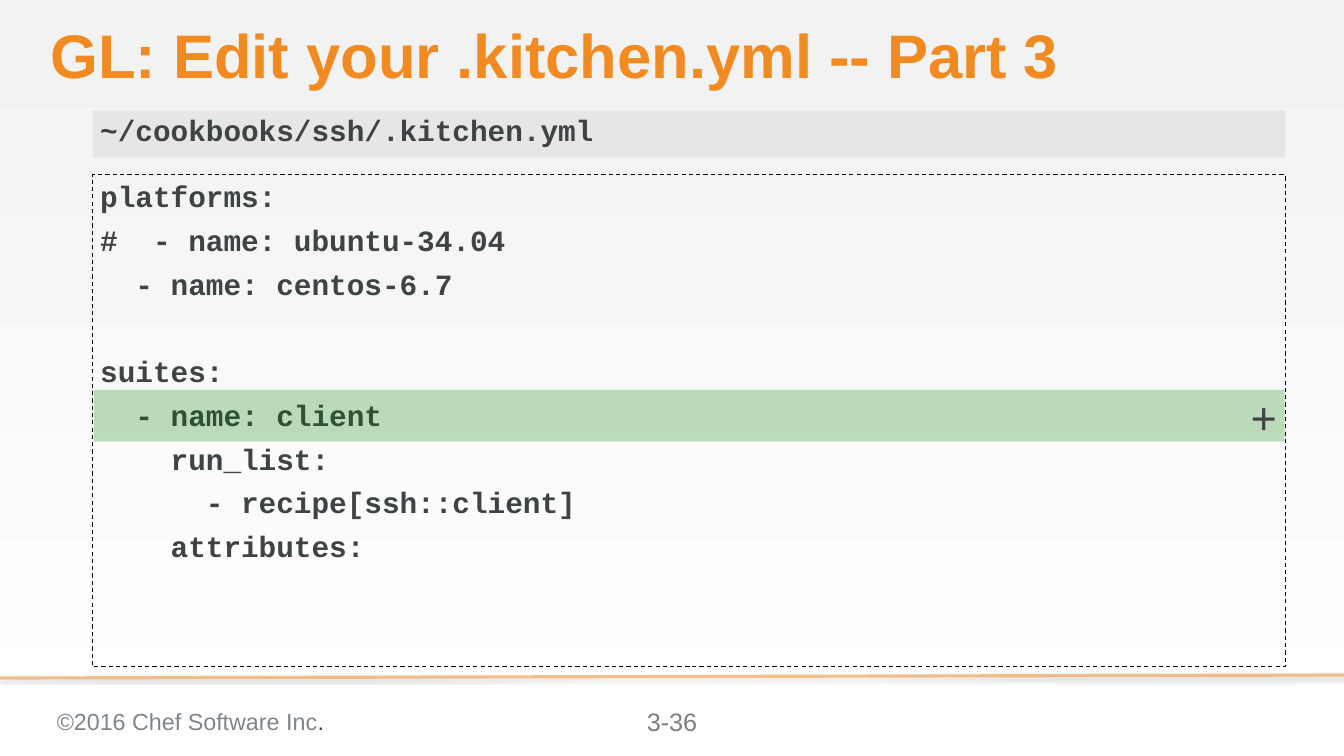
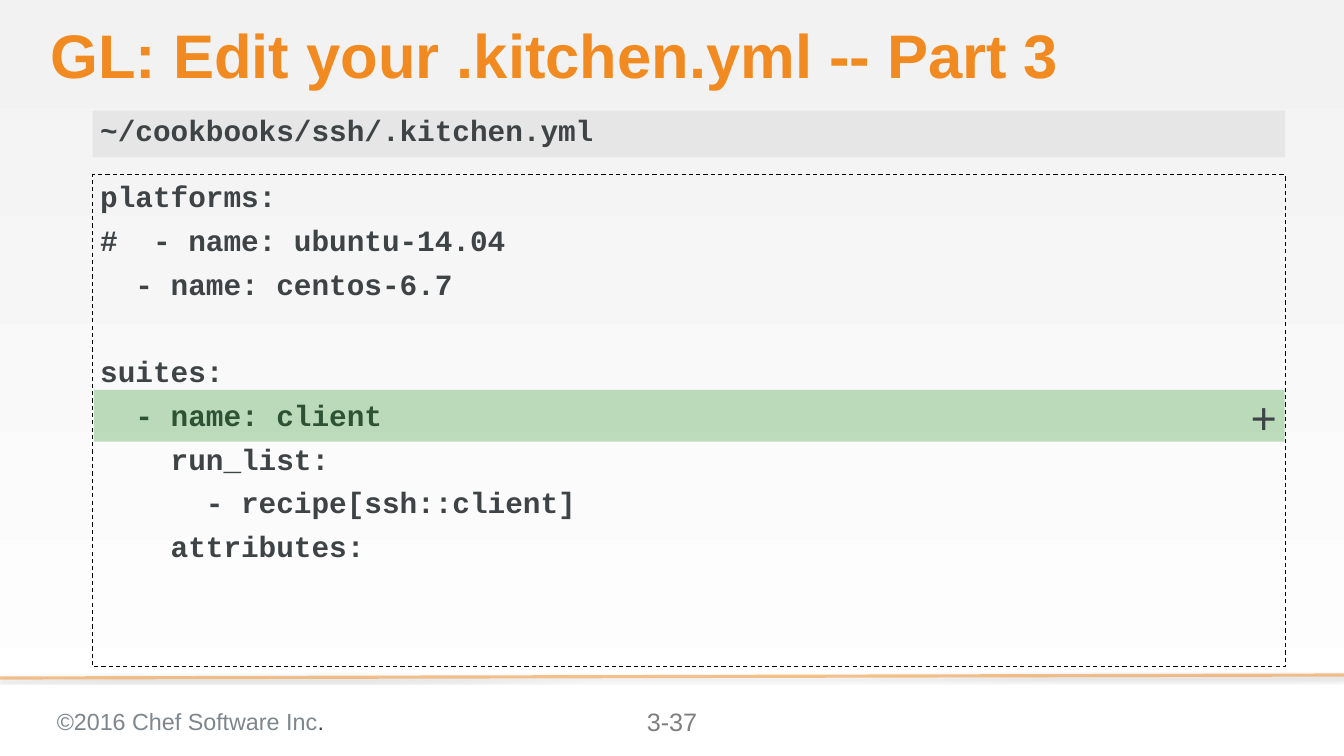
Before and after one commit to bchamby/chef-compliance-installation-configuration-operation, a slide deck: slide 37 of 03-initial-configuration-scans.pptx (slide 36 before the commit). Drawn at 1344x756 pixels with LibreOffice and Linux fonts; fonts in the diff are those of the drawing; background and template pictures are left out. Boxes give left, top, right and bottom in pixels: in the first picture for what was removed or moved away, otherwise in the second. Text is boxed around its words. In the diff, an @@ line names an element or a change of style, - is before the commit and + after.

Commit message:
create Adding Nodes in Bulk via API slide corrected a handlful of typos found during the Beta class

```diff
--- a/03-initial-configuration-scans.pptx
+++ b/03-initial-configuration-scans.pptx
@@ text at [188,230,505,252]: text changed @@
-# - name: ubuntu-34.04
+# - name: ubuntu-14.04
@@ page number at [647,713,697,731]: text changed @@
-3-36
+3-37
```
Also in this commit, not shown: 10 other slides changed, 1 slide added.
